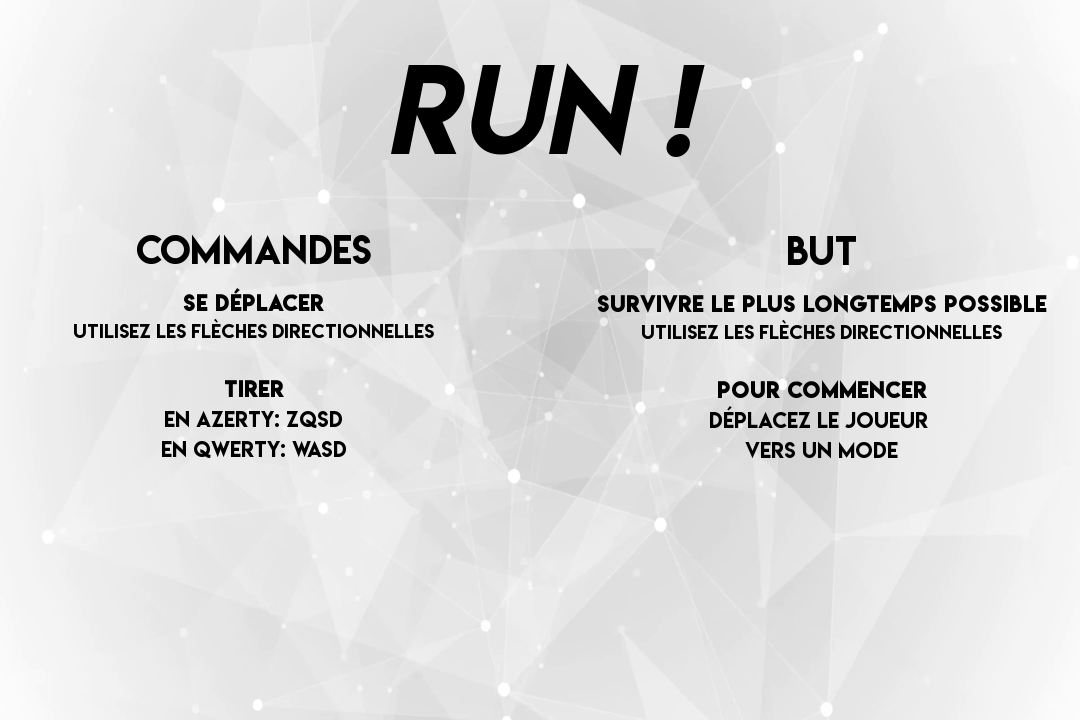
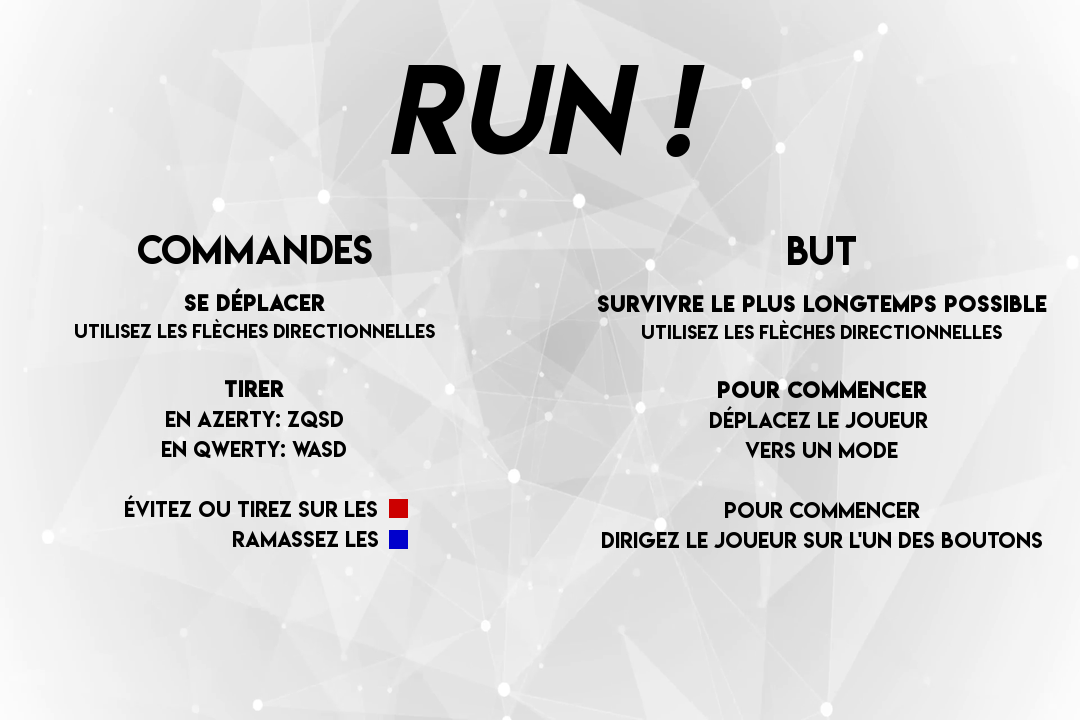
Revision of a layered 1080 × 720 image; what changed, layer by layer:
painted on "But ..." over (x1=602, y1=501, x2=1042, y2=549)
added layer "Layer" above "Commandes ..." over (x1=389, y1=499, x2=408, y2=549)
painted on "Commandes ..." over (x1=74, y1=234, x2=435, y2=547)
